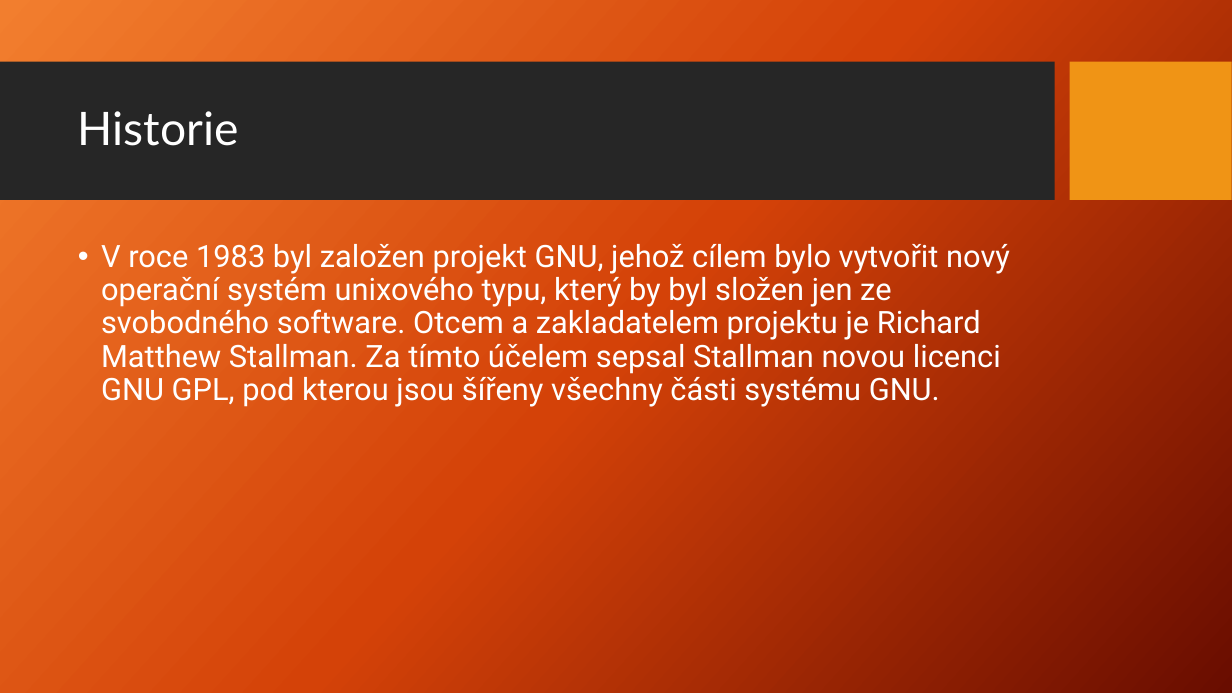
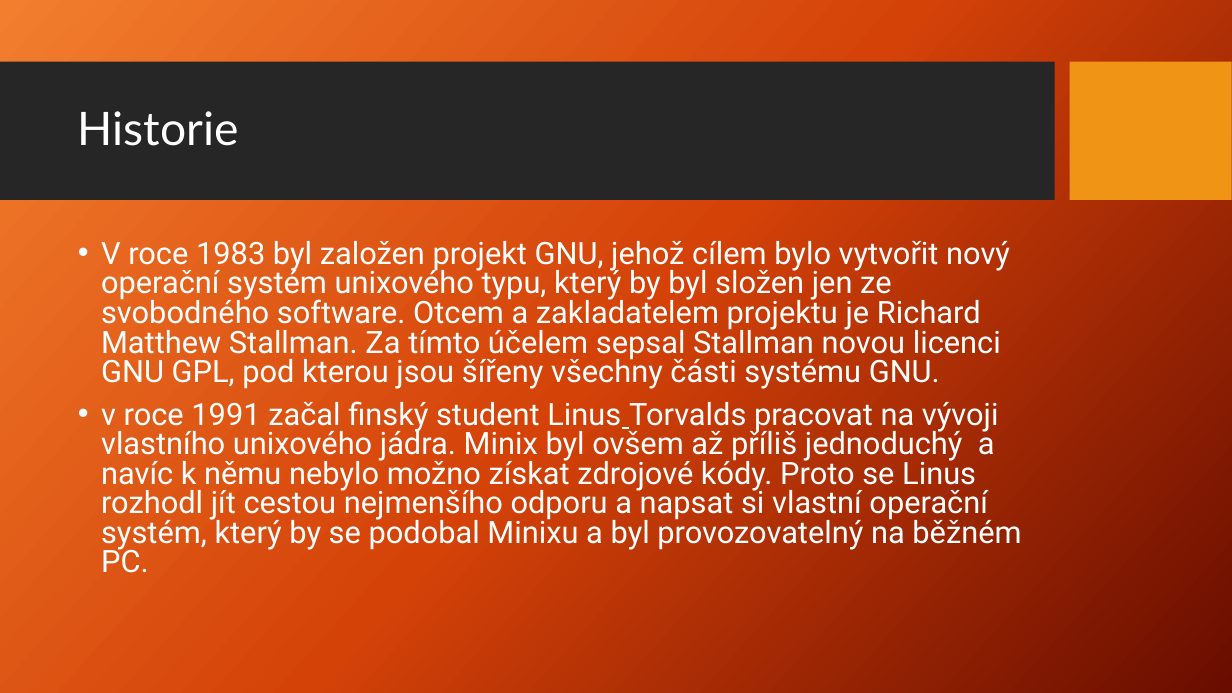
Before and after one commit to Jakub-Benes/Prezentace, a slide deck: slide 4 of Linux.pptx. Drawn at 1232x693 pixels with LibreOffice and Linux fonts; fonts in the diff are those of the drawing; background and template pictures are left out. Boxes give left, top, right and bottom in pixels: in the first picture for what was removed or moved away, otherwise in the second. Text is boxed around its words. In the diff, an @@ line names an element or a change of style, - is before the commit and + after.

```diff
--- a/Linux.pptx
+++ b/Linux.pptx
@@ text at (x1=101, y1=241, x2=1010, y2=389): line spacing 0.9 to 0.8 @@
@@ text at (x1=101, y1=401, x2=1021, y2=573): paragraph added @@
+• v roce 1991 začal finský student Linus Torvalds pracovat na vývoji vlastního unixového jádra. Minix byl ovšem až příliš jednoduchý a navíc k němu nebylo možno získat zdrojové kódy. Proto se Linus rozhodl jít cestou nejmenšího odporu a napsat si vlastní operační systém, který by se podobal Minixu a byl provozovatelný na běžném PC.
```
Also in this commit, not shown: 4 other slides changed, 2 slides added, 1 slide removed.
